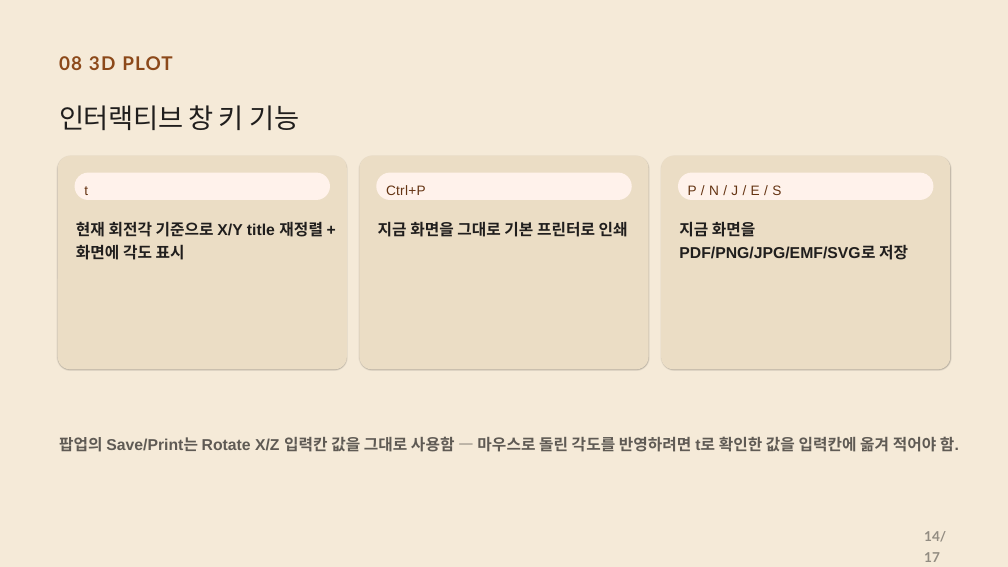
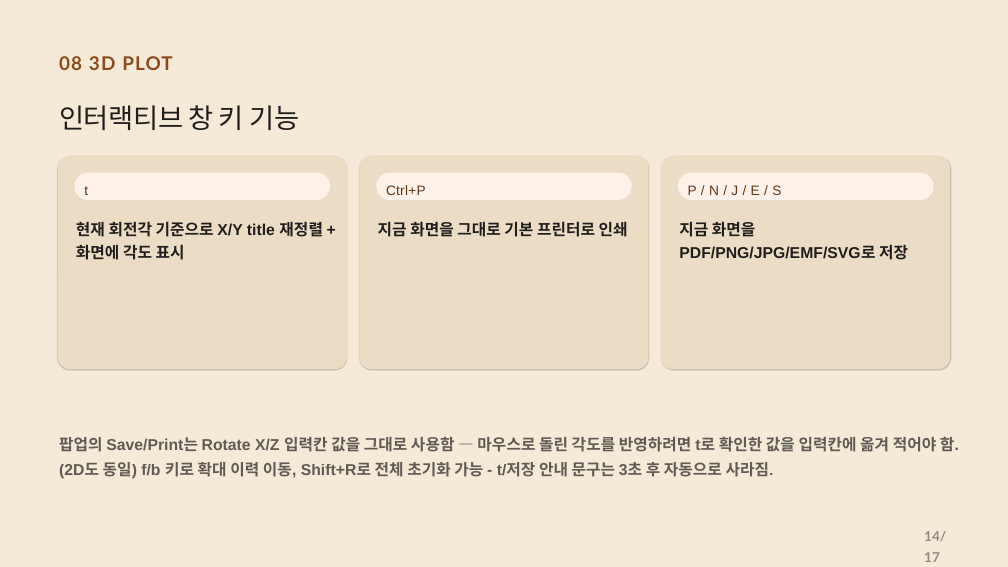
Before and after one commit to CWKIM113/CathPlot_Pub, a slide deck: slide 14 of CathPlot_Deck.pptx. Drawn at 1008x567 pixels with LibreOffice and Linux fonts; fonts in the diff are those of the drawing. Boxes give left, top, right and bottom in pixels: in the first picture for what was removed or moved away, otherwise in the second. Text is boxed around its words. In the diff, an @@ line names an element or a change of style, - is before the commit and + after.

Commit message:
3D 저장/인쇄 안내 라벨 줄바꿈+상대경로화+자동사라짐, 2D/3D 공통 f/b 확대이력 이동 키 추가
- 3D 상태 라벨(9003)의 "(Rot X=.. Rot Z=..)" 부분을 다음 줄로 줄바꿈
- 3D 저장 알림(fn9004)의 파일 경로를 절대경로 대신 파일명(상대경로)만 쓰도록 변경
  (gnuplot이 이미 plot_dir를 cwd로 실행하므로 동일 위치에 저장됨)
- 't'/저장/인쇄 후 표시되는 안내 라벨(9003/9004)이 계속 남아있던 문제 수정
  - pause 3; unset label; replot으로 3초 후 자동으로 사라지게 함
- 2D/3D 인터랙티브 창에 f(다음)/b(이전) 키 추가
  - gnuplot 내장 확대·축소 이력(n/p/u, show bind로 확인)에 별칭만 추가한 것
  - 'b'는 기본 바인딩이 border 토글이지만 CathPlot에서 안 쓰는 기능이라 재사용
- 사용설명서: 위 변경 반영 + R 키가 대문자(Shift+R)임을 명확히 표기 +
  8.7절에 n/p/u 설명 추가 + 체인지로그 5건 추가
- PPT: 3D 키 슬라이드 안내문에 f/b, Shift+R, 자동사라짐 내용 추가

```diff
--- a/CathPlot_Deck.pptx
+++ b/CathPlot_Deck.pptx
@@ text at (59,436,959,479): text changed @@
-팝업의 Save/Print는 Rotate X/Z 입력칸 값을 그대로 사용함 — 마우스로 돌린 각도를 반영하려면 t로 확인한 값을 입력칸에 옮겨 적어야 함.
+팝업의 Save/Print는 Rotate X/Z 입력칸 값을 그대로 사용함 — 마우스로 돌린 각도를 반영하려면 t로 확인한 값을 입력칸에 옮겨 적어야 함. (2D도 동일) f/b 키로 확대 이력 이동, Shift+R로 전체 초기화 가능 - t/저장 안내 문구는 3초 후 자동으로 사라짐.
```
Also in this commit, not shown: 2 other files.
